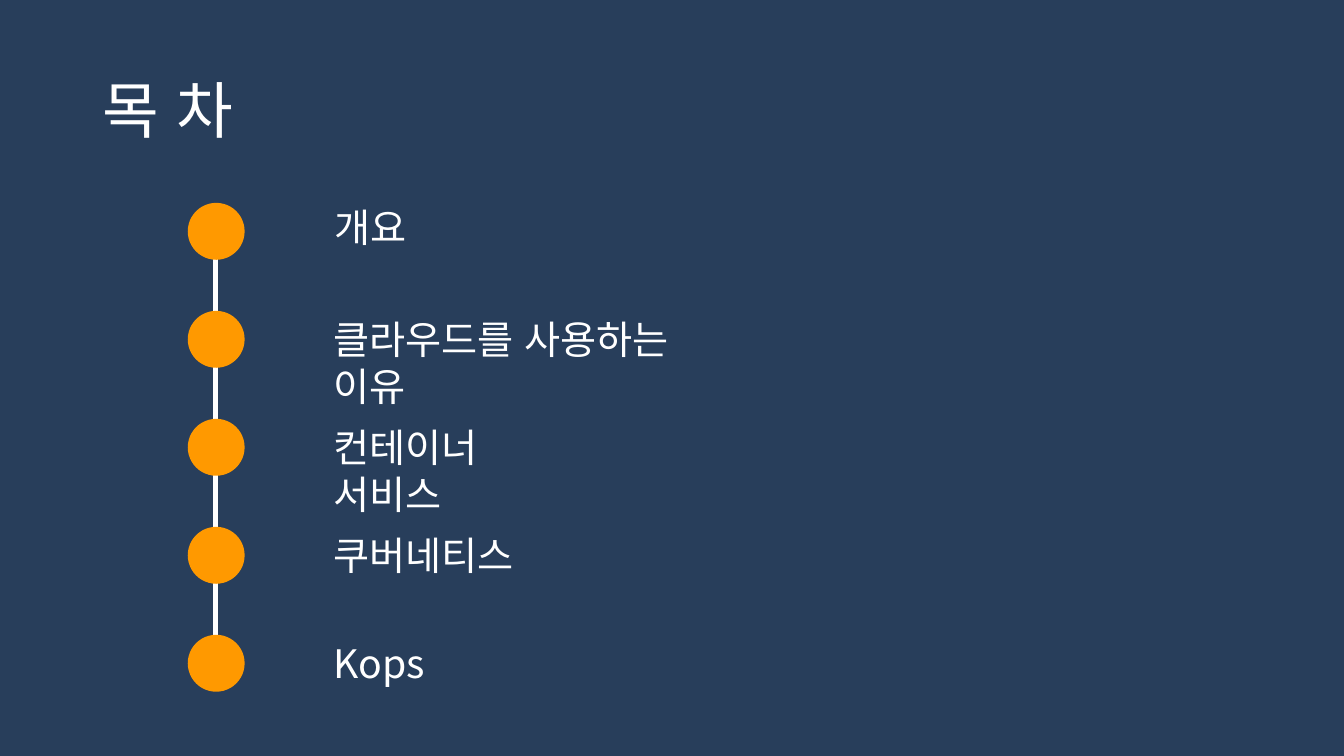
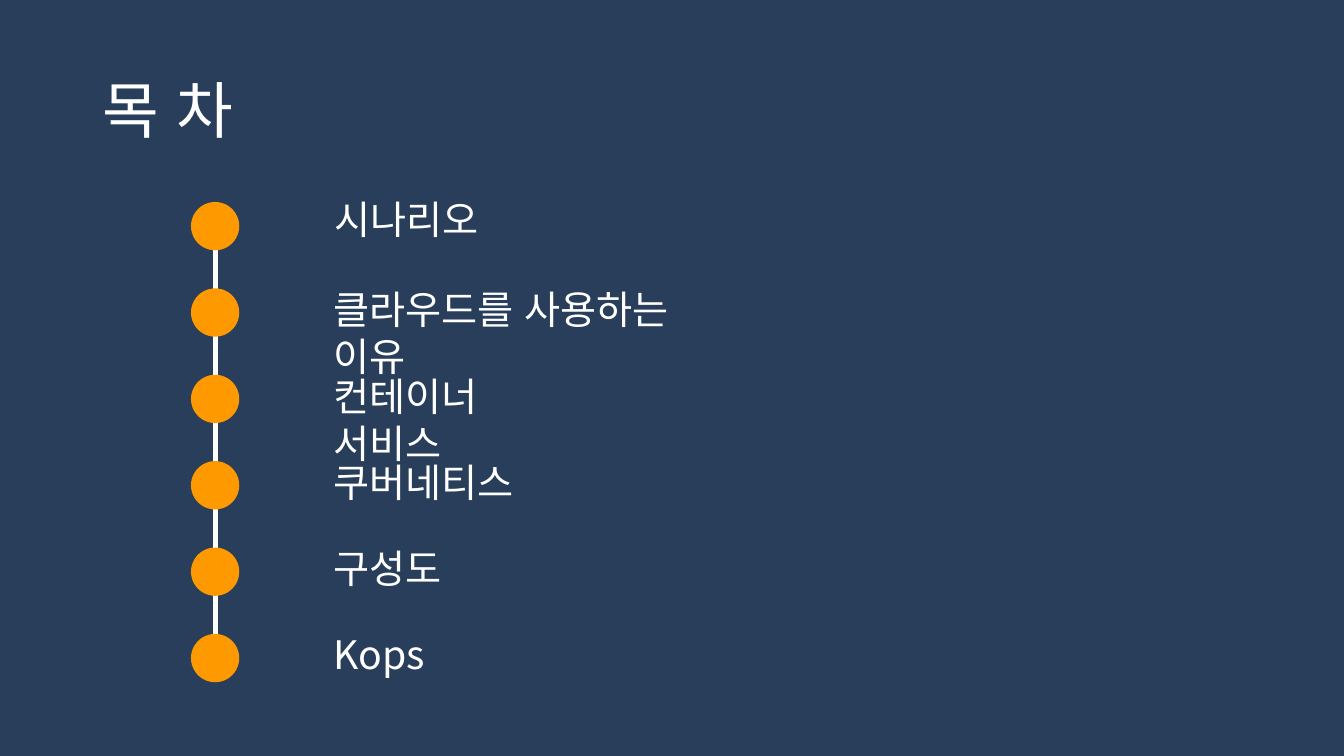
Before and after one commit to SK9604/Ansible, a slide deck: slide 3 of project/group/어때요 갖고싶조.ppsx (slide 2 before the commit). Drawn at 1344x756 pixels with LibreOffice and Linux fonts; fonts in the diff are those of the drawing. Boxes give left, top, right and bottom in pixels: in the first picture for what was removed or moved away, otherwise in the second. Text is boxed around its words. In the diff, an @@ line names an element or a change of style, - is before the commit and + after.

```diff
--- a/project/group/어때요 갖고싶조.ppsx
+++ b/project/group/어때요 갖고싶조.ppsx
@@ ellipse: place and size @@
-ellipse at (188,203,244,259)
+ellipse at (191,202,239,250)
@@ text at (334,201,478,237): text changed @@
-개요
+시나리오
@@ line moved from (216, 229) - (216, 663) to (216, 220) - (216, 655) @@
@@ ellipse: place and size @@
-ellipse at (188,311,244,367)
+ellipse at (191,288,239,337)
@@ text "클라우드를 사용하는 이유" rewrapped from (334,321,669,404) to (334,291,669,382) @@
@@ ellipse: place and size @@
-ellipse at (188,419,244,476)
+ellipse at (191,375,239,423)
@@ text "컨테이너 서비스" rewrapped from (334,429,478,512) to (334,371,478,469) @@
@@ ellipse: place and size @@
-ellipse at (188,527,244,584)
+ellipse at (191,461,239,509)
@@ text "쿠버네티스" rewrapped from (334,537,514,573) to (334,457,514,500) @@
@@ ellipse added at (191,547,239,596), fill #FF9900 @@
@@ text added at (334,550,442,586), 28 pt, text #FFFFFF @@
+구성도
@@ text "Kops": place and size @@
-text "Kops" at (334,649,425,687)
+text "Kops" at (334,640,425,678)
@@ ellipse: place and size @@
-ellipse at (188,635,244,692)
+ellipse at (191,634,239,683)
```
Also in this commit, not shown: 3 other slides changed, 10 slides added, 9 slides removed.
